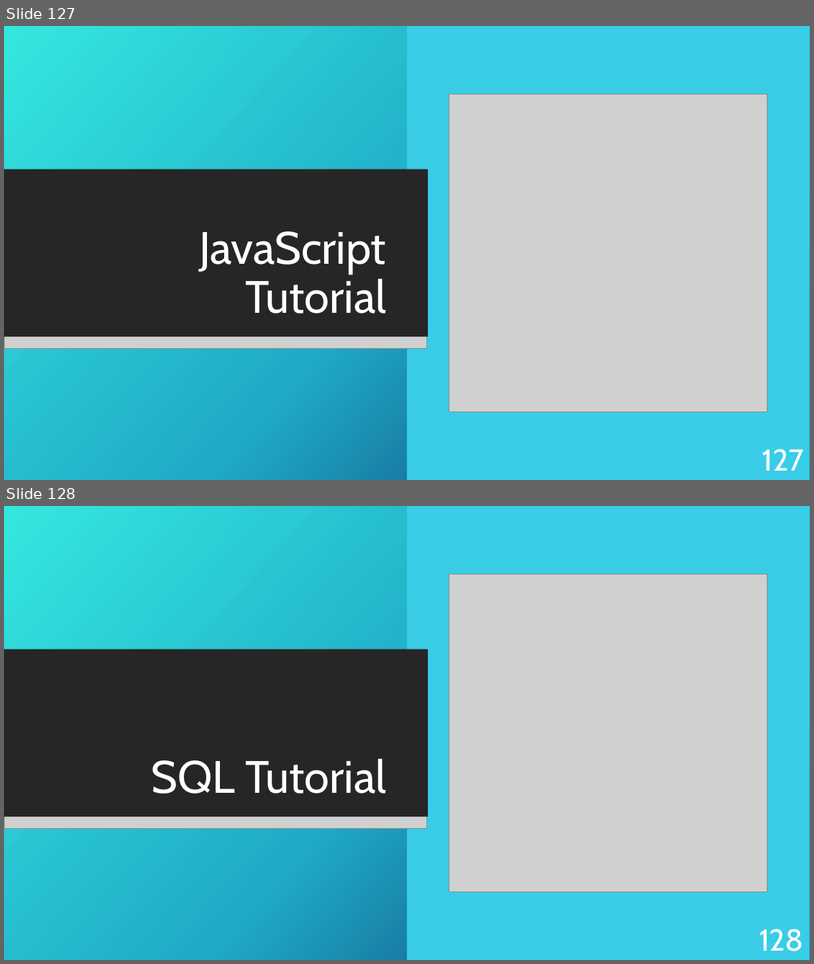
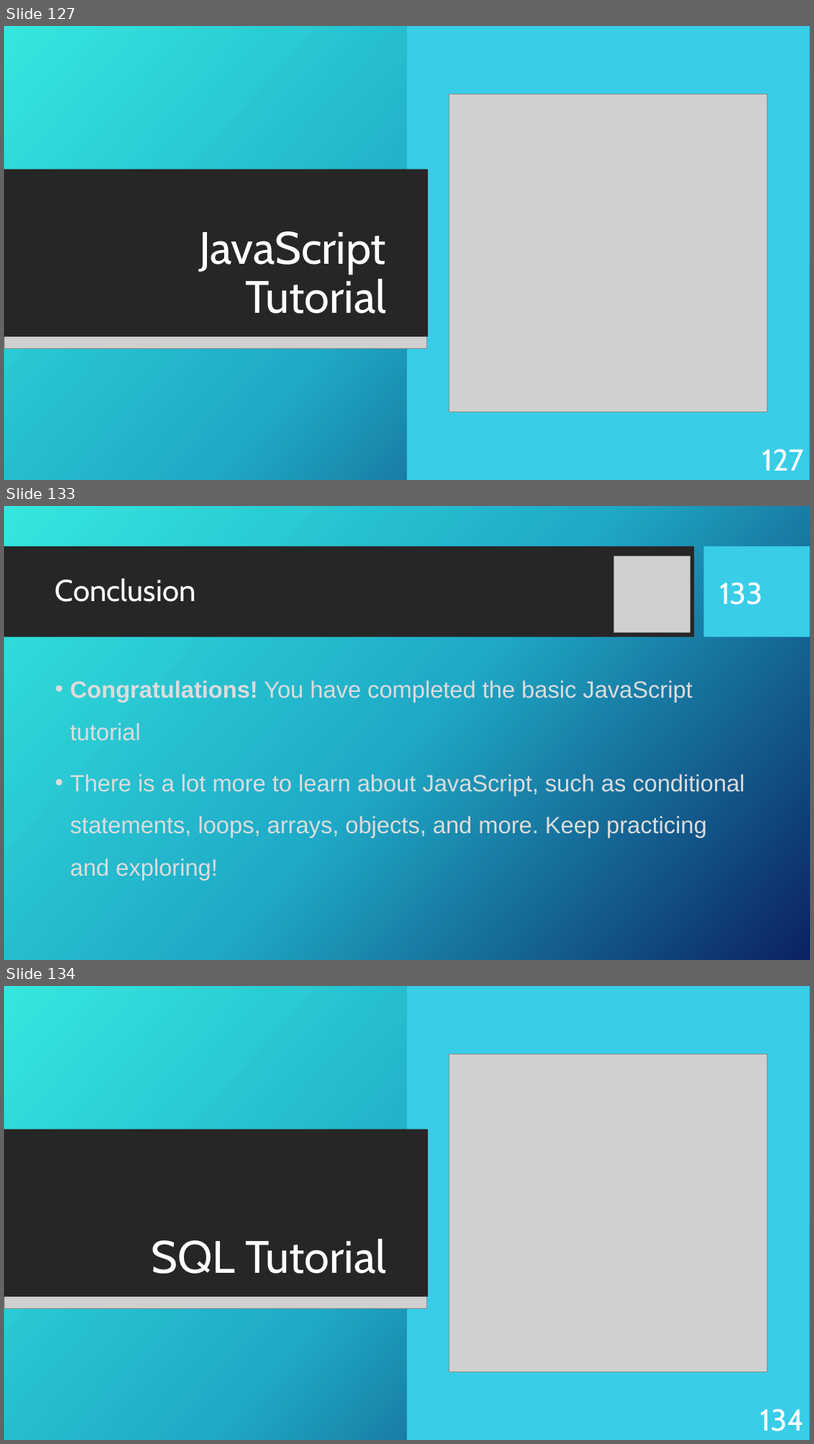
Before and after one commit to KurtAbraham/CS451, a slide deck: CS 451-KAbraham-Internet Technologies Tutorials.pptx. Shown one above the other, each under a label of ours: slides 127 and 128 before the commit, slides 127, 133 and 134 after it; the slides between them are not shown. The pictures are 814x964 and 814x1444 pixels, drawn with LibreOffice and Linux fonts; fonts in the diff are those of the drawing; grey boxes stand for pictures; background and template pictures are left out. Boxes give left, top, right and bottom in pixels: in the first picture for what was removed or moved away, otherwise in the second. Text is boxed around its words. In the diff, an @@ line names an element or a change of style, - is before the commit and + after.

```diff
--- a/CS 451-KAbraham-Internet Technologies Tutorials.pptx
+++ b/CS 451-KAbraham-Internet Technologies Tutorials.pptx
@@ slide 133 added at (x1=4, y1=506, x2=810, y2=960), background picture (left out) @@
@@ rectangle added at (x1=4, y1=546, x2=694, y2=637), fill #262626 @@
@@ rectangle added at (x1=705, y1=546, x2=810, y2=637), fill #39CDE7 @@
@@ picture added at (x1=615, y1=556, x2=691, y2=632) @@
@@ title added at (x1=55, y1=578, x2=196, y2=602), 36 pt, text #FFFFFF @@
+Conclusion
@@ page number added at (x1=720, y1=582, x2=764, y2=605), 36 pt, text #FFFFFF @@
+133
@@ text added at (x1=70, y1=680, x2=745, y2=880), 28 pt, text #DCDCDC @@
+• Congratulations! You have completed the basic JavaScript tutorial
+• There is a lot more to learn about JavaScript, such as conditional statements, loops, arrays, objects, and more. Keep practicing and exploring!
@@ what was slide 128 is now slide 134 @@
@@ page number at (x1=760, y1=1409, x2=804, y2=1431): text changed @@
-128
+134
```
Also in this commit, not shown: 1 slide changed, 5 other slides added, 9 other files.
